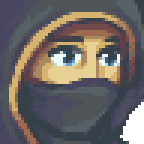
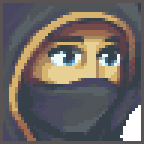
Two versions of the same layered image (144x144). Layer-by-layer changes:
added layer "Layer 2" above "Background" over [0, 0, 144, 144]
